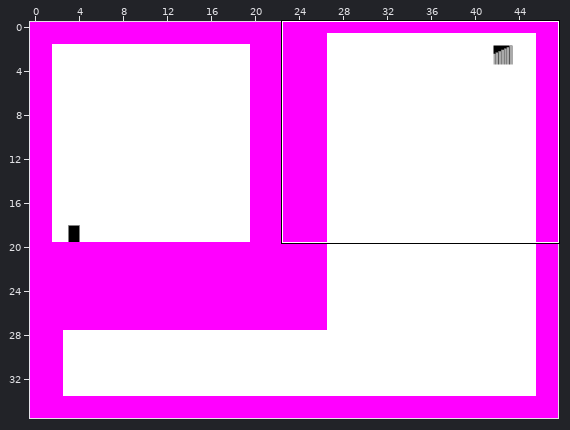
Two states of a Tiled map, maps/coopTest5.tmx. The first picture is a wide view before the edit; the outline marks the close-up.
Close-up. Old version:
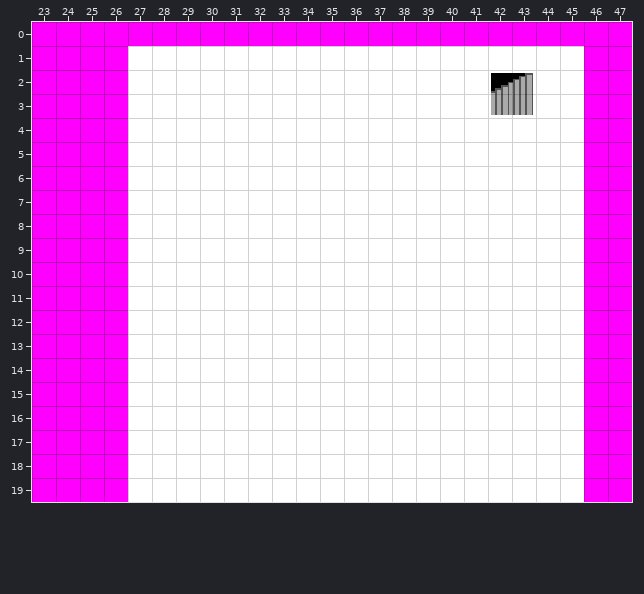
Cells are 16x16 px. Shown: x 23..47, y 0..19. The commit also changed other parts of the map, which this record leaves out.
After the commit:
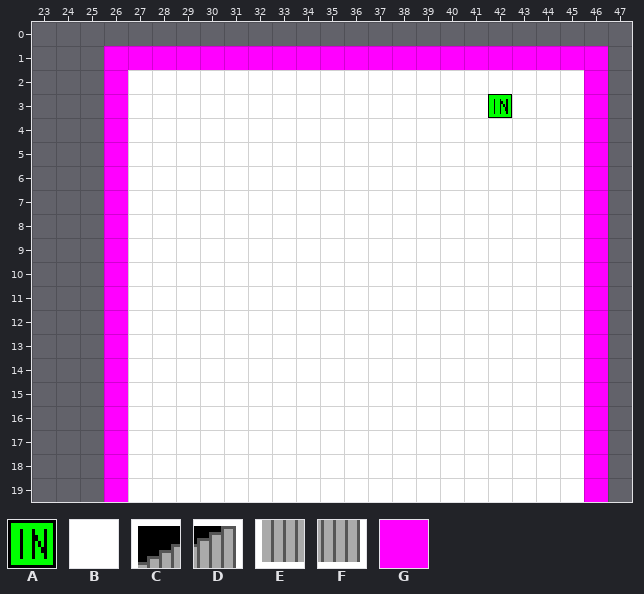
Key: from "coop": A 10; from "topdownplatform": B 0, C 3, D 4, E 8, F 9, G 20.
_ is an empty cell, . an unchanged one.
Tiles of an added or newly shown layer are drawn over the layers below it.
What changed:
--- layer "Tile Layer 1"
@@ x 23..47 @@
- 0 GGGGGGGGGGGGGGGGGGGGGGGGG
- 1 GGG.BBBBBBBBBBBBBBBBBBB.G
- 2 GGG................CD...G
- 3 GGG................EF...G
- 4 GGG.....................G
- 5 GGG.....................G
- 6 GGG.....................G
- 7 GGG.....................G
- 8 GGG.....................G
- 9 GGG.....................G
-10 GGG.....................G
-11 GGG.....................G
-12 GGG.....................G
-13 GGG.....................G
-14 GGG.....................G
-15 GGG.....................G
-16 GGG.....................G
-17 GGG.....................G
-18 GGG.....................G
-19 GGG.....................G
+ 0 _________________________
+ 1 ___.___________________._
+ 2 ___................__..._
+ 3 ___................__..._
+ 4 ___....................._
+ 5 ___....................._
+ 6 ___....................._
+ 7 ___....................._
+ 8 ___....................._
+ 9 ___....................._
+10 ___....................._
+11 ___....................._
+12 ___....................._
+13 ___....................._
+14 ___....................._
+15 ___....................._
+16 ___....................._
+17 ___....................._
+18 ___....................._
+19 ___....................._
--- layer "Tile Layer 2" (added)
@@ x 27..45 @@
- 1 ___________________
- 2 ...............__..
- 3 ...............__..
+ 1 GGGGGGGGGGGGGGGGGGG
+ 2 ...............BB..
+ 3 ...............AB..
